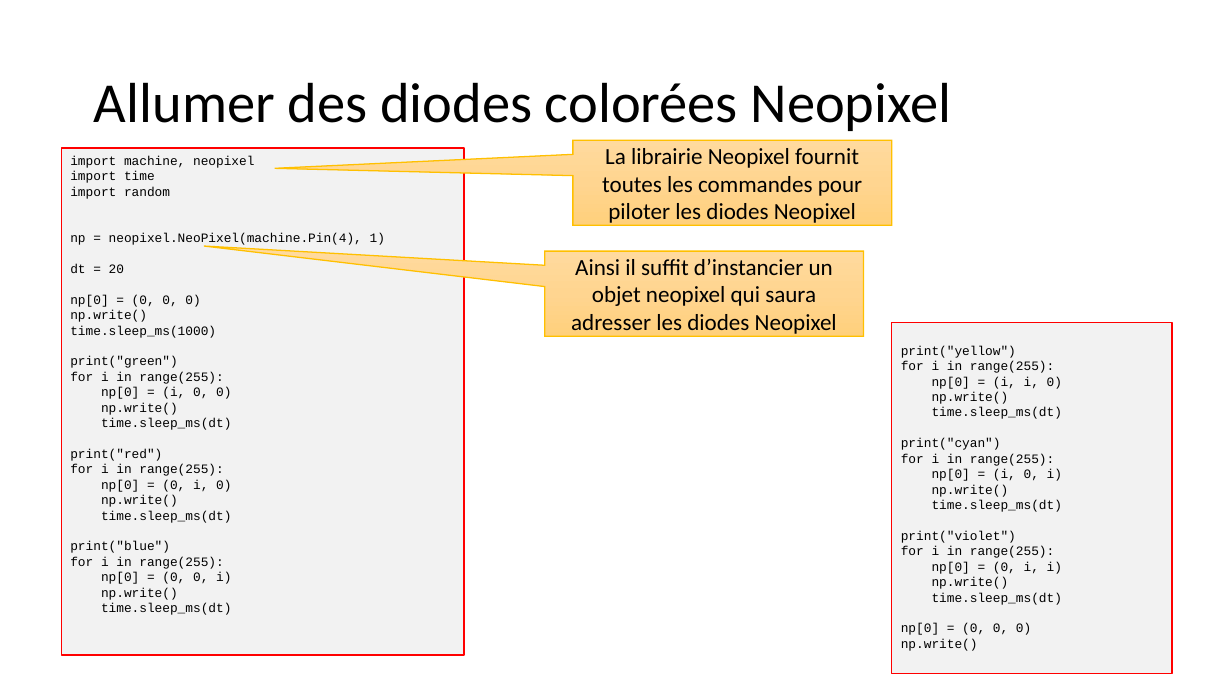
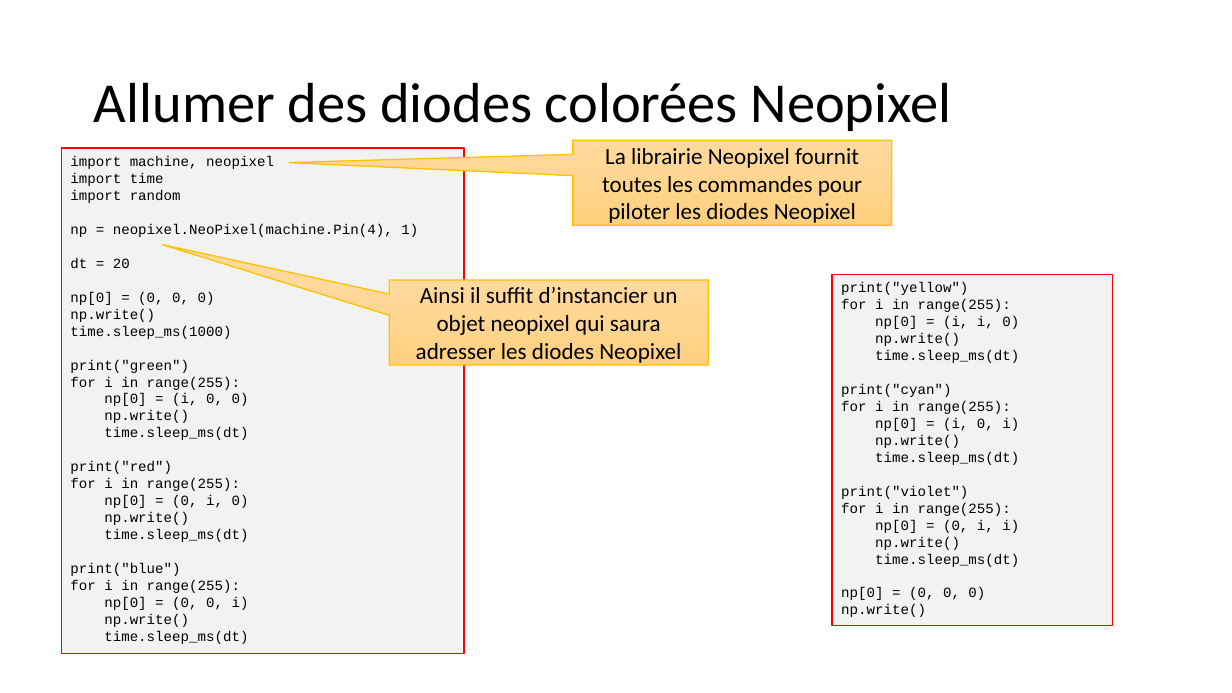
Before and after one commit to anumby-source/developpements_arduino, a slide deck: slide 8 of microPython.pptx. Drawn at 1232x693 pixels with LibreOffice and Linux fonts; fonts in the diff are those of the drawing. Boxes give left, top, right and bottom in pixels: in the first picture for what was removed or moved away, otherwise in the second. Text is boxed around its words. In the diff, an @@ line names an element or a change of style, - is before the commit and + after.

```diff
--- a/microPython.pptx
+++ b/microPython.pptx
@@ rectangle "import machine, neopixel" at (x1=61, y1=148, x2=464, y2=653): size 10 to 11 pt @@
@@ speech box "Ainsi il suffit d’instancier un ..." moved from (x1=545, y1=251, x2=864, y2=336) to (x1=389, y1=280, x2=708, y2=365) @@
@@ speech box "Ainsi il suffit d’instancier un ..." at (x1=389, y1=280, x2=708, y2=365): proportions changed @@
@@ rectangle "print("yellow")" at (x1=833, y1=274, x2=1113, y2=626): size 10 to 11 pt @@
@@ rectangle "print("yellow")" moved from (x1=892, y1=323, x2=1172, y2=674) to (x1=833, y1=274, x2=1113, y2=626) @@
```
Also in this commit, not shown: 1 other slide changed, 2 slides added.
